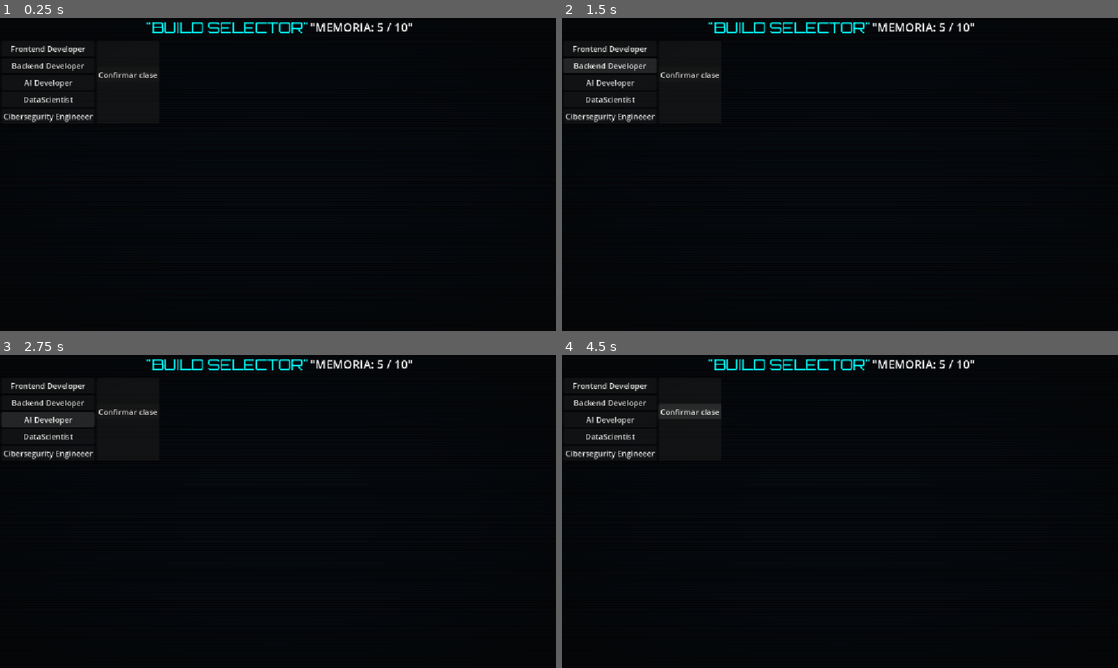
Above: before the commit, frames 1-4 (two rows, left to right).
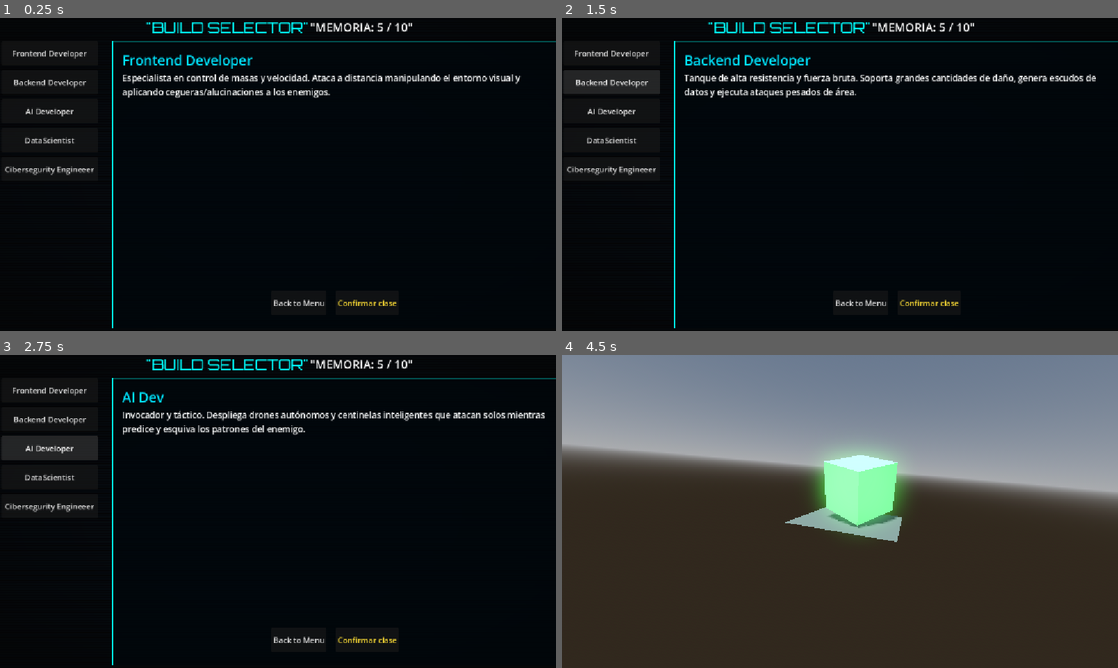
Above: after the commit, the same moments.

Repository: drip436/TopicosGame
Game: Godot game, scene res://Scenes/BuildSelector.tscn
Same seed, same stepped clock (60 frames per second), same inputs: the game is played once before the commit and once after it. The project has no main scene, so this scene is started directly.
Inputs:
- Up to frame 1 (0.25 s): no input
- Up to frame 2 (1.5 s): click "Frontend Developer" at 0.5 s; click "Backend Developer" at 1.25 s
- Up to frame 3 (2.75 s): click "AI Developer" at 2 s
- Up to frame 4 (4.5 s): click "DataScientist" at 2.75 s; click "Cibersegurity Engineeer" at 3.5 s; click "Confirmar clase" at 4.25 s

The runs differ from the first frame. In frame 1, 4.4% of the frame differs, in the area x 0-100%, y 7-100%; in frame 2, 4.8%; in frame 3, 4.2%; in frame 4, 100%, in the area x 0-100%, y 0-100%.

Commit message:
UI build selector

Diff:
--- a/Scenes/BuildSelector.tscn
+++ b/Scenes/BuildSelector.tscn
@@ -1,12 +1,26 @@
 [gd_scene format=3 uid="uid://uk7vvowq8rvj"]
 
 [ext_resource type="Shader" uid="uid://cipss10lf2shi" path="res://Scenes/BuildSelector.gdshader" id="1_54tlk"]
+[ext_resource type="Script" uid="uid://ibd61ohjo5o3" path="res://Scenes/build_selector.gd" id="1_wlbc0"]
 [ext_resource type="FontFile" uid="uid://4k7eu2rvqp8w" path="res://Orbitron-VariableFont_wght.ttf" id="2_o8uih"]
 
 [sub_resource type="ShaderMaterial" id="ShaderMaterial_67c32"]
 shader = ExtResource("1_54tlk")
 shader_parameter/scanline_count = 500.0
 shader_parameter/glitch_intensity = 0.02
+
+[sub_resource type="StyleBoxFlat" id="StyleBoxFlat_o8uih"]
+content_margin_left = 20.0
+content_margin_top = 20.0
+content_margin_right = 20.0
+content_margin_bottom = 20.0
+bg_color = Color(3.6098065e-08, 0.024724942, 0.042878933, 0.73333335)
+border_width_left = 2
+border_width_top = 1
+border_width_right = 1
+border_width_bottom = 1
+border_color = Color(0, 1, 0.95000005, 1)
+border_blend = true
 
 [node name="TechTreeUI" type="Control" unique_id=1171593056]
 layout_mode = 3
@@ -15,6 +29,7 @@
 anchor_bottom = 1.0
 grow_horizontal = 2
 grow_vertical = 2
+script = ExtResource("1_wlbc0")
 
 [node name="BackgroundShader" type="ColorRect" parent="." unique_id=740110466]
 material = SubResource("ShaderMaterial_67c32")
@@ -56,42 +71,77 @@
 
 [node name="ContentLayout" type="HBoxContainer" parent="BackgroundShader/MainLayout" unique_id=1408862002]
 layout_mode = 2
+size_flags_vertical = 3
+theme_override_constants/separation = 30
 
 [node name="ClassList" type="VBoxContainer" parent="BackgroundShader/MainLayout/ContentLayout" unique_id=1665881407]
+custom_minimum_size = Vector2(200, 300)
 layout_mode = 2
+theme_override_constants/separation = 10
 
 [node name="BtnFrontend" type="Button" parent="BackgroundShader/MainLayout/ContentLayout/ClassList" unique_id=127746374]
+custom_minimum_size = Vector2(0, 50)
 layout_mode = 2
 text = "Frontend Developer"
 
 [node name="BtnBackend" type="Button" parent="BackgroundShader/MainLayout/ContentLayout/ClassList" unique_id=314184285]
+custom_minimum_size = Vector2(0, 50)
 layout_mode = 2
 text = "Backend Developer"
 
 [node name="BtnAIDev" type="Button" parent="BackgroundShader/MainLayout/ContentLayout/ClassList" unique_id=1106845092]
+custom_minimum_size = Vector2(0, 50)
 layout_mode = 2
 text = "AI Developer"
 
 [node name="BtnDataScientist" type="Button" parent="BackgroundShader/MainLayout/ContentLayout/ClassList" unique_id=305712710]
+custom_minimum_size = Vector2(0, 50)
 layout_mode = 2
 text = "DataScientist"
 
 [node name="BtnCibersegurity" type="Button" parent="BackgroundShader/MainLayout/ContentLayout/ClassList" unique_id=1477408026]
+custom_minimum_size = Vector2(0, 50)
 layout_mode = 2
 text = "Cibersegurity Engineeer"
 
 [node name="InfoPanel" type="PanelContainer" parent="BackgroundShader/MainLayout/ContentLayout" unique_id=1961106606]
 layout_mode = 2
+size_flags_horizontal = 3
+theme_override_styles/panel = SubResource("StyleBoxFlat_o8uih")
 
 [node name="VBoxContainer" type="VBoxContainer" parent="BackgroundShader/MainLayout/ContentLayout/InfoPanel" unique_id=222590279]
 layout_mode = 2
 
 [node name="ClassTitle" type="Label" parent="BackgroundShader/MainLayout/ContentLayout/InfoPanel/VBoxContainer" unique_id=774915857]
 layout_mode = 2
+theme_override_colors/font_color = Color(0, 0.9000001, 1, 1)
+theme_override_font_sizes/font_size = 28
 
 [node name="ClassDescription" type="Label" parent="BackgroundShader/MainLayout/ContentLayout/InfoPanel/VBoxContainer" unique_id=1794890239]
+custom_minimum_size = Vector2(300, 450)
 layout_mode = 2
+theme_override_font_sizes/font_size = 18
+autowrap_mode = 3
 
-[node name="ConfirmButton" type="Button" parent="BackgroundShader/MainLayout/ContentLayout/InfoPanel/VBoxContainer" unique_id=1042823931]
+[node name="HBoxContainer" type="HBoxContainer" parent="BackgroundShader/MainLayout/ContentLayout/InfoPanel/VBoxContainer" unique_id=710846050]
 layout_mode = 2
+theme_override_constants/separation = 20
+alignment = 1
+
+[node name="Back to Menu" type="Button" parent="BackgroundShader/MainLayout/ContentLayout/InfoPanel/VBoxContainer/HBoxContainer" unique_id=863825386]
+layout_mode = 2
+text = "Back to Menu"
+
+[node name="ConfirmButton" type="Button" parent="BackgroundShader/MainLayout/ContentLayout/InfoPanel/VBoxContainer/HBoxContainer" unique_id=1042823931]
+custom_minimum_size = Vector2(0, 50)
+layout_mode = 2
+theme_override_colors/font_color = Color(0.9999997, 0.87377965, 0.20684853, 1)
 text = "Confirmar clase"
+
+[connection signal="pressed" from="BackgroundShader/MainLayout/ContentLayout/ClassList/BtnFrontend" to="." method="_on_btn_frontend_pressed"]
+[connection signal="pressed" from="BackgroundShader/MainLayout/ContentLayout/ClassList/BtnBackend" to="." method="_on_btn_backend_pressed"]
+[connection signal="pressed" from="BackgroundShader/MainLayout/ContentLayout/ClassList/BtnAIDev" to="." method="_on_btn_ai_dev_pressed"]
+[connection signal="pressed" from="BackgroundShader/MainLayout/ContentLayout/ClassList/BtnDataScientist" to="." method="_on_btn_data_scientist_pressed"]
+[connection signal="pressed" from="BackgroundShader/MainLayout/ContentLayout/ClassList/BtnCibersegurity" to="." method="_on_btn_cibersegurity_pressed"]
+[connection signal="pressed" from="BackgroundShader/MainLayout/ContentLayout/InfoPanel/VBoxContainer/HBoxContainer/Back to Menu" to="." method="_on_back_to_menu_pressed"]
+[connection signal="pressed" from="BackgroundShader/MainLayout/ContentLayout/InfoPanel/VBoxContainer/HBoxContainer/ConfirmButton" to="." method="_on_confirm_button_pressed"]
--- /dev/null
+++ b/Scenes/build_selector.gd
@@ -0,0 +1,69 @@
+extends Control
+
+# Referencias a los nodos de la derecha
+@onready var class_title: Label = $BackgroundShader/MainLayout/ContentLayout/InfoPanel/VBoxContainer/ClassTitle
+@onready var class_description: Label = $BackgroundShader/MainLayout/ContentLayout/InfoPanel/VBoxContainer/ClassDescription
+
+# Diccionario con la información de combate de cada clase
+var classes_data = {
+	"frontend": {
+		"title": "Frontend Developer",
+		"desc": "Especialista en control de masas y velocidad. Ataca a distancia manipulando el entorno visual y aplicando cegueras/alucinaciones a los enemigos."
+	},
+	"backend": {
+		"title": "Backend Developer",
+		"desc": "Tanque de alta resistencia y fuerza bruta. Soporta grandes cantidades de daño, genera escudos de datos y ejecuta ataques pesados de área."
+	},
+	"ai": {
+		"title": "AI Dev",
+		"desc": "Invocador y táctico. Despliega drones autónomos y centinelas inteligentes que atacan solos mientras predice y esquiva los patrones del enemigo."
+	},
+	"data": {
+		"title": "Data Scientist",
+		"desc": "Atacante de precisión y puntos débiles. Analiza las estadísticas de los rivales en tiempo real para asestar golpes críticos devastadores."
+	},
+	"cyber": {
+		"title": "Cybersecurity Engineer",
+		"desc": "Especialista en contraataque y debuffs. Cifra a los enemigos para inmovilizarlos, devuelve el daño recibido y anula sus habilidades."
+	}
+}
+
+var current_selected_class: String = ""
+
+func _ready() -> void:
+	# Seleccionar Frontend por defecto al iniciar la pantalla
+	_on_btn_frontend_pressed()
+
+func _on_btn_frontend_pressed() -> void:
+	current_selected_class = "frontend"
+	class_title.text = classes_data["frontend"]["title"]
+	class_description.text = classes_data["frontend"]["desc"]
+
+func _on_btn_backend_pressed() -> void:
+	current_selected_class = "backend"
+	class_title.text = classes_data["backend"]["title"]
+	class_description.text = classes_data["backend"]["desc"]
+
+func _on_btn_ai_dev_pressed() -> void:
+	current_selected_class = "ai"
+	class_title.text = classes_data["ai"]["title"]
+	class_description.text = classes_data["ai"]["desc"]
+
+func _on_btn_data_scientist_pressed() -> void:
+	current_selected_class = "data"
+	class_title.text = classes_data["data"]["title"]
+	class_description.text = classes_data["data"]["desc"]
+
+func _on_btn_cibersegurity_pressed() -> void:
+	current_selected_class = "cyber"
+	class_title.text = classes_data["cyber"]["title"]
+	class_description.text = classes_data["cyber"]["desc"]
+
+func _on_confirm_button_pressed() -> void:
+	print("¡Build confirmada! Clase elegida: ", current_selected_class)
+	# Aquí puedes poner la lógica para cambiar de escena al juego real:
+	get_tree().change_scene_to_file("res://Scenes/scenes_3d.tscn")
+
+
+func _on_back_to_menu_pressed() -> void:
+	get_tree().change_scene_to_file("res://Scenes/UI.tscn")
--- a/Scenes/scenes_3d.tscn
+++ b/Scenes/scenes_3d.tscn
@@ -14,14 +14,16 @@
 sky = SubResource("Sky_77dxn")
 glow_enabled = true
 
-[sub_resource type="PlaneMesh" id="PlaneMesh_67c32"]
-
 [sub_resource type="BoxMesh" id="BoxMesh_x5oee"]
 
 [sub_resource type="StandardMaterial3D" id="StandardMaterial3D_x5oee"]
 
 [sub_resource type="ConvexPolygonShape3D" id="ConvexPolygonShape3D_47nsw"]
 points = PackedVector3Array(-0.5, -0.5, -0.5, 0.5, 0.5, 0.5, 0.5, -0.5, 0.5, 0.5, 0.5, -0.5, -0.5, 0.5, 0.5, 0.5, -0.5, -0.5, -0.5, -0.5, 0.5, -0.5, 0.5, -0.5)
+
+[sub_resource type="PlaneMesh" id="PlaneMesh_x5oee"]
+
+[sub_resource type="WorldBoundaryShape3D" id="WorldBoundaryShape3D_67c32"]
 
 [node name="Level" type="Node3D" unique_id=359189975]
 transform = Transform3D(0.5033666, 0.2631188, 0.8230374, -0.13091138, 0.9647366, -0.22835408, -0.8540985, 0.007200853, 0.5200614, 5.418539, 5.9328814, -0.63982344)
@@ -41,12 +43,6 @@
 [node name="Camera3D" type="Camera3D" parent="." unique_id=1616775742]
 transform = Transform3D(0.6205436, -0.34065968, 0.7063122, -0.014281789, 0.8956517, 0.44452724, -0.784042, -0.28593588, 0.55092573, 2.8249755, 1.311429, 2.743124)
 
-[node name="Plano" type="MeshInstance3D" parent="." unique_id=911039420]
-transform = Transform3D(206.39847, -2.0504816, -205.08972, -2.9338846, 15.281269, -110.70503, -124.36413, -3.7635415, -337.76187, -0.21790934, -2.0106792, -0.987241)
-mesh = SubResource("PlaneMesh_67c32")
-
-[node name="StaticBody3D2" type="StaticBody3D" parent="Plano" unique_id=391730940]
-
 [node name="RigidBody3D" type="RigidBody3D" parent="." unique_id=1016083524]
 
 [node name="Cubo" type="MeshInstance3D" parent="RigidBody3D" unique_id=166142642]
@@ -61,3 +57,13 @@
 [node name="CollisionShape3D" type="CollisionShape3D" parent="RigidBody3D/Cubo/RigidBody3D2" unique_id=1343319881]
 transform = Transform3D(1, 3.5390258e-08, 0, -6.9849193e-09, 1.0000002, -1.185108e-07, 0, -4.6100467e-08, 0.99999994, -0.04295969, 0.032915592, -0.018152237)
 shape = SubResource("ConvexPolygonShape3D_47nsw")
+
+[node name="StaticBody3D" type="StaticBody3D" parent="." unique_id=1990635457]
+
+[node name="MeshInstance3D" type="MeshInstance3D" parent="StaticBody3D" unique_id=1510446737]
+transform = Transform3D(0.8450312, -0.14552934, 0.51453227, 0.0014251145, 0.96286106, 0.2699934, -0.5347151, -0.22741942, 0.8138552, -0.03467703, -0.77847576, 0.18998075)
+mesh = SubResource("PlaneMesh_x5oee")
+
+[node name="CollisionShape3D" type="CollisionShape3D" parent="StaticBody3D" unique_id=1691649196]
+transform = Transform3D(0.9918962, -0.12652428, -0.011557072, 0.12615581, 0.9700446, 0.20760082, -0.015055656, -0.20737645, 0.97814536, 0, 0, 0)
+shape = SubResource("WorldBoundaryShape3D_67c32")
--- a/Scenes/ui.gd
+++ b/Scenes/ui.gd
@@ -16,7 +16,7 @@
 
 
 func _on_new_game_buttom_pressed() -> void:
-	get_tree().change_scene_to_file("res://Scenes/scenes_3d.tscn")
+	get_tree().change_scene_to_file("res://Scenes/BuildSelector.tscn")
 
 
 func _on_settings_buttom_pressed() -> void:
Not shown, added: Scenes/build_selector.gd.uid
